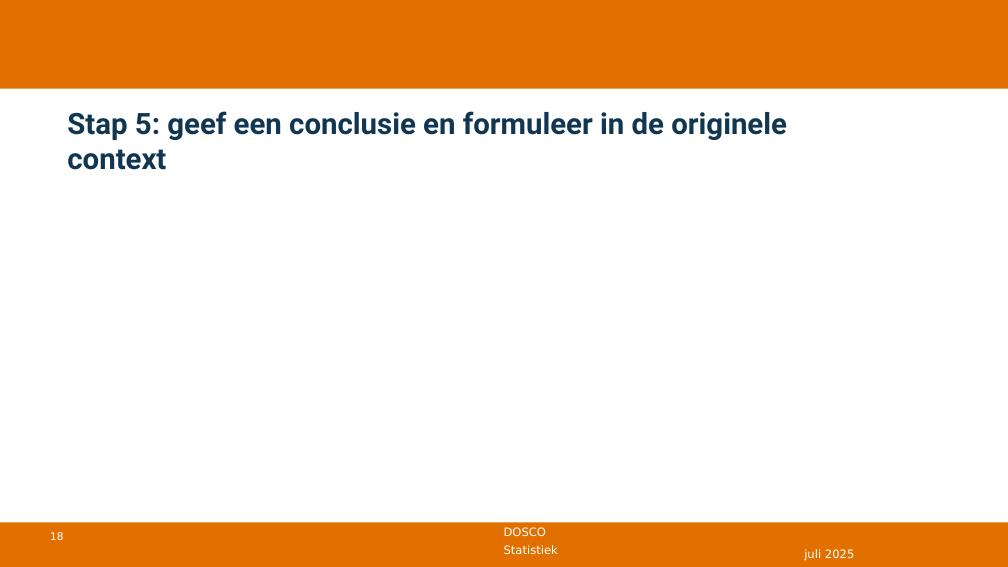
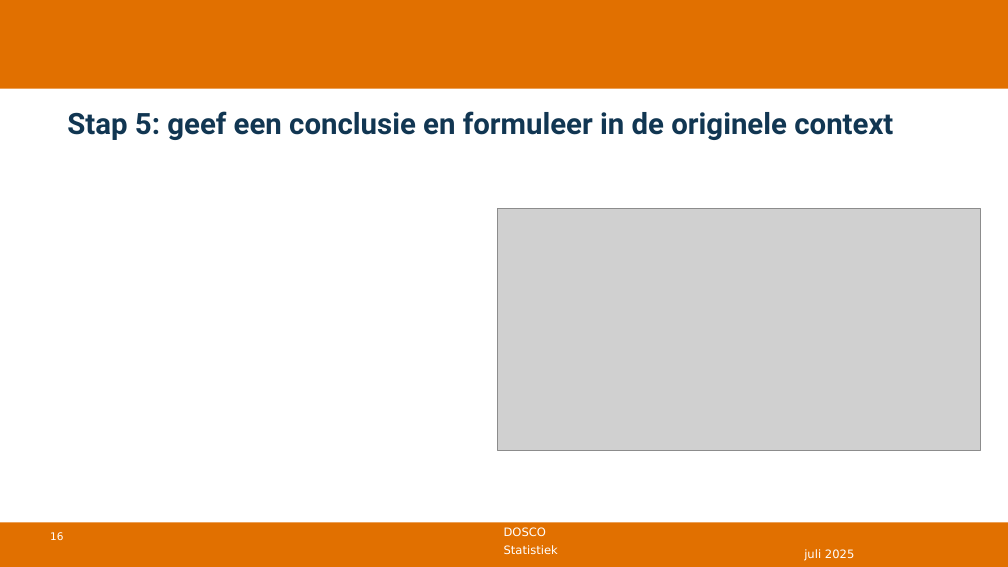
Before and after one commit to DBlom96/Statistiek, a slide deck: slide 16 of Danny/Onderwijs/Statistiek/2024-2025/Slides/Nieuwe slides/Statistiek 2024-2025 -- college 10 -- chikwadraat.pptx (slide 18 before the commit). Drawn at 1008x567 pixels with LibreOffice and Linux fonts; fonts in the diff are those of the drawing; grey boxes stand for pictures; background and template pictures are left out. Boxes give left, top, right and bottom in pixels: in the first picture for what was removed or moved away, otherwise in the second. Text is boxed around its words. In the diff, an @@ line names an element or a change of style, - is before the commit and + after.

```diff
--- a/Danny/Onderwijs/Statistiek/2024-2025/Slides/Nieuwe slides/Statistiek 2024-2025 -- college 10 -- chikwadraat.pptx
+++ b/Danny/Onderwijs/Statistiek/2024-2025/Slides/Nieuwe slides/Statistiek 2024-2025 -- college 10 -- chikwadraat.pptx
@@ title "Stap 5: geef een conclusie ..." rewrapped from <box>67,111,787,140</box> to <box>67,111,893,140</box> @@
@@ picture added at <box>498,209,980,450</box> @@
```
Also in this commit, not shown: 11 other slides changed, 1 slide added, 1 slide removed, 19 other files.
